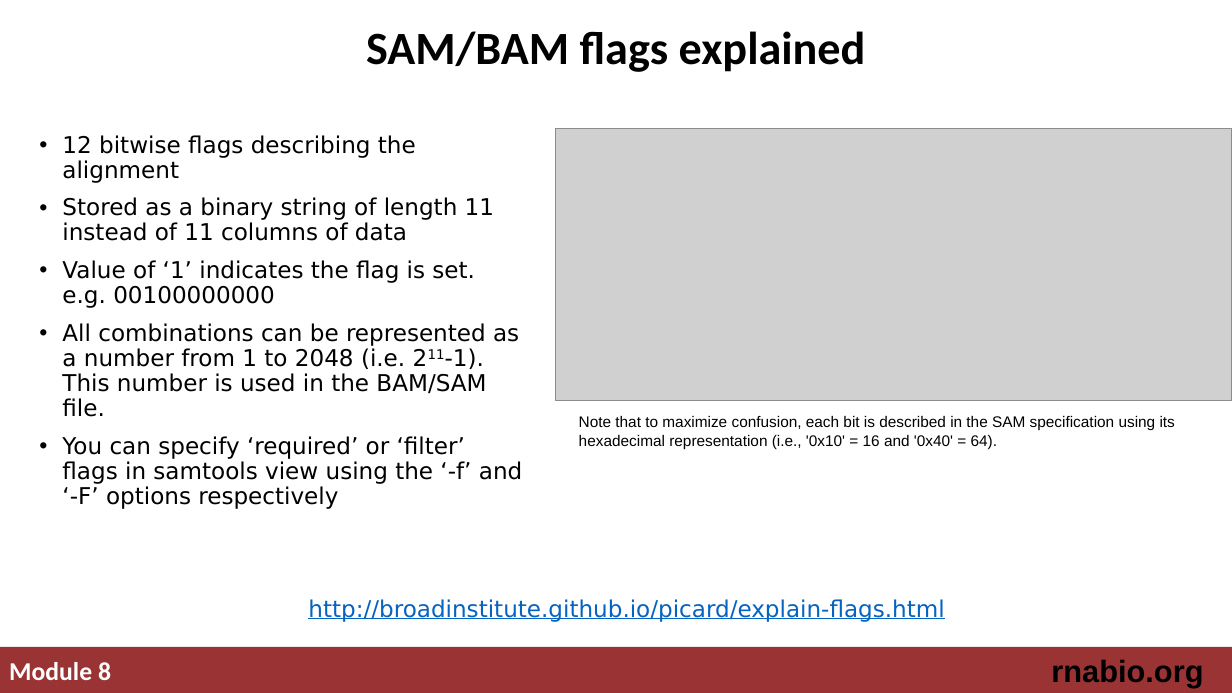
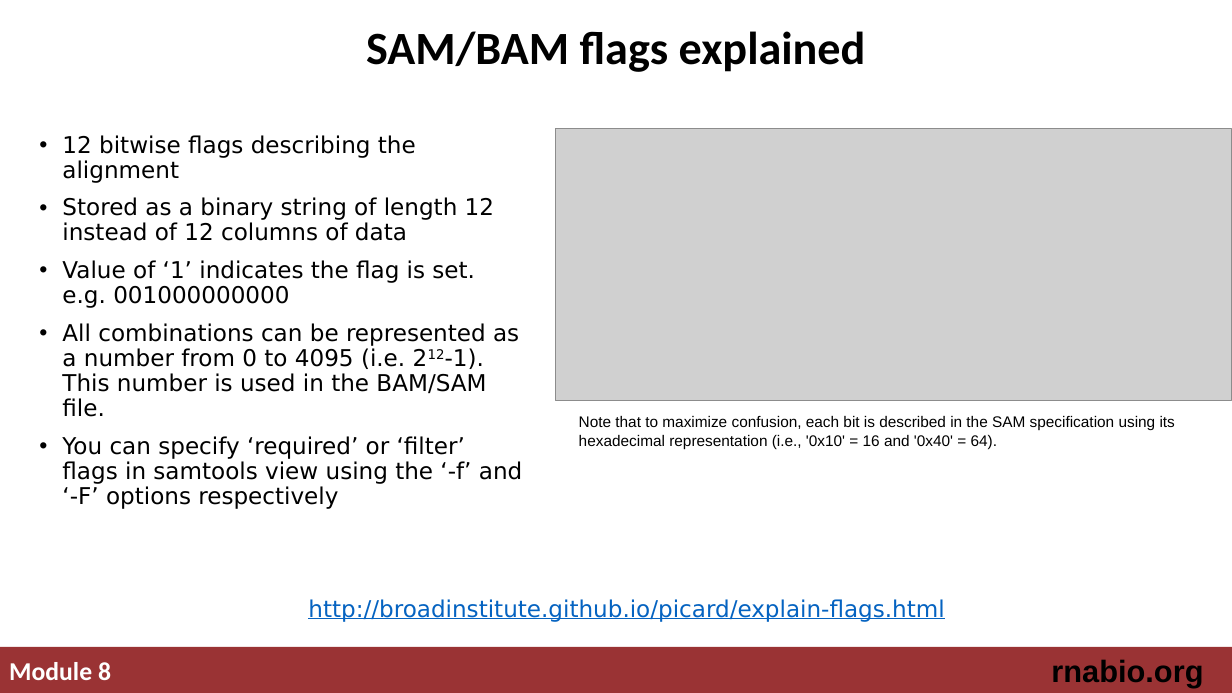
Before and after one commit to griffithlab/rnabio.org, a slide deck: slide 6 of assets/lectures/cbw/2019/mini/RNASeq_MiniLecture_03_03_SAM_BAM_BED.pptx. Drawn at 1232x693 pixels with LibreOffice and Linux fonts; fonts in the diff are those of the drawing; grey boxes stand for pictures. Boxes give left, top, right and bottom in pixels: in the first picture for what was removed or moved away, otherwise in the second. Text is boxed around its words. In the diff, an @@ line names an element or a change of style, - is before the commit and + after.

Commit message:
fixed errors in SAM bitwise flag explanation

```diff
--- a/assets/lectures/cbw/2019/mini/RNASeq_MiniLecture_03_03_SAM_BAM_BED.pptx
+++ b/assets/lectures/cbw/2019/mini/RNASeq_MiniLecture_03_03_SAM_BAM_BED.pptx
@@ text at (62, 197, 519, 417): text changed @@
-• Stored as a binary string of length 11 instead of 11 columns of data
-• Value of ‘1’ indicates the flag is set. e.g. 00100000000
-• All combinations can be represented as a number from 1 to 2048 (i.e. 211-1). This number is used in the BAM/SAM file.
+• Stored as a binary string of length 12 instead of 12 columns of data
+• Value of ‘1’ indicates the flag is set. e.g. 001000000000
+• All combinations can be represented as a number from 0 to 4095 (i.e. 212-1). This number is used in the BAM/SAM file.
```
Also in this commit, not shown: 1 other file.
